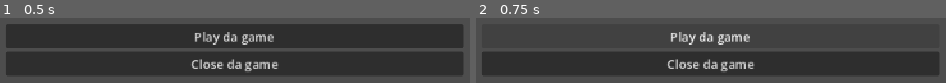
Above: before the commit, frames 1-2 (left to right).
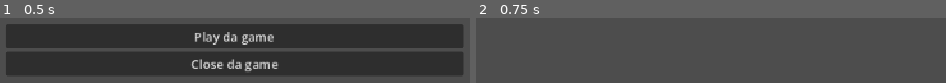
Above: after the commit, the same moments.

Repository: SupersonicCrab/GMTK2026
Game: Godot game, scene res://scenes/menus/main_menu.tscn
The game is run twice, just before and just after one commit, with the same random seed, the same clock (stepped at 60 frames per second) and the same inputs.
Inputs:
- Up to frame 1 (0.5 s): no input
- Up to frame 2 (0.75 s): click "Play da game" at 0.5 s

Frame 1 is identical in both runs. In frame 2, 35% of the frame differs, in the area x 1-99%, y 21-88%.

Commit message:
Whiteboard work + more work on main gameplay logic

Diff:
--- a/GodotProject/gmtk-2026/project.godot
+++ b/GodotProject/gmtk-2026/project.godot
@@ -14,11 +14,6 @@
 run/main_scene="uid://pcq8rppqacnt"
 config/features=PackedStringArray("4.7", "Forward Plus")
 config/icon="res://icon.svg"
-
-[autoload]
-
-LevelManager="*uid://6n32ym7d7dqr"
-Player="*uid://qbhlghi2fadr"
 
 [display]
 
--- a/GodotProject/gmtk-2026/scenes/levels/level.tscn
+++ b/GodotProject/gmtk-2026/scenes/levels/level.tscn
@@ -7,4 +7,7 @@
 
 [node name="LevelManager" parent="." unique_id=776668038 instance=ExtResource("1_w7c3h")]
 
-[node name="Player" parent="." unique_id=752231175 instance=ExtResource("2_w8frs")]
+[node name="Player" parent="LevelManager" unique_id=752231175 instance=ExtResource("2_w8frs")]
+
+[connection signal="OnPlayerExploded" from="LevelManager/Player" to="LevelManager" method="OnPlayerExploded"]
+[connection signal="OnPlayerStepTaken" from="LevelManager/Player" to="LevelManager" method="OnPlayerStepTaken"]
--- a/GodotProject/gmtk-2026/scenes/menus/main_menu.tscn
+++ b/GodotProject/gmtk-2026/scenes/menus/main_menu.tscn
@@ -9,29 +9,26 @@
 anchor_bottom = 1.0
 grow_horizontal = 2
 grow_vertical = 2
+mouse_filter = 1
 script = ExtResource("1_xqga4")
 
-[node name="VBoxContainer" type="VBoxContainer" parent="." unique_id=1507284707]
-layout_mode = 1
-anchors_preset = 8
-anchor_left = 0.5
-anchor_top = 0.5
-anchor_right = 0.5
-anchor_bottom = 0.5
-offset_left = -278.0
-offset_top = -143.0
-offset_right = 308.0
-offset_bottom = 239.0
-grow_horizontal = 2
-grow_vertical = 2
+[node name="MarginContainer" type="MarginContainer" parent="." unique_id=63183038]
+layout_mode = 0
+offset_left = 234.0
+offset_top = 241.0
+offset_right = 820.0
+offset_bottom = 272.0
 
-[node name="PlayButton" type="Button" parent="VBoxContainer" unique_id=1604792684]
+[node name="VBoxContainer" type="VBoxContainer" parent="MarginContainer" unique_id=1507284707]
+layout_mode = 2
+
+[node name="PlayButton" type="Button" parent="MarginContainer/VBoxContainer" unique_id=1604792684]
 layout_mode = 2
 text = "Play da game"
 
-[node name="ExitButton" type="Button" parent="VBoxContainer" unique_id=1489669171]
+[node name="ExitButton" type="Button" parent="MarginContainer/VBoxContainer" unique_id=1489669171]
 layout_mode = 2
 text = "Close da game"
 
-[connection signal="pressed" from="VBoxContainer/PlayButton" to="." method="_on_play_button_pressed"]
-[connection signal="pressed" from="VBoxContainer/ExitButton" to="." method="_on_exit_button_pressed"]
+[connection signal="pressed" from="MarginContainer/VBoxContainer/PlayButton" to="." method="_on_play_button_pressed"]
+[connection signal="pressed" from="MarginContainer/VBoxContainer/ExitButton" to="." method="_on_exit_button_pressed"]
--- a/GodotProject/gmtk-2026/scripts/level_manager.gd
+++ b/GodotProject/gmtk-2026/scripts/level_manager.gd
@@ -2,6 +2,7 @@
 
 @export var LivesRemaining = 5
 @export var DefaultSteps = 10
+var TotalStepsTaken = 0
 var StepsRemaining = DefaultSteps
 
 # probably not needed
@@ -12,8 +13,9 @@
 	print("Player moved!")
 	if StepsRemaining > 0:
 		StepsRemaining -= 1
+		TotalStepsTaken += 1
 	if StepsRemaining <= 0:
-		Player.Explode()
+		$Player.Explode()
 
 func OnPlayerExploded():
 	print("Kaboom")
@@ -24,4 +26,5 @@
 
 func GameOver():
 	print("GameOver")
-	pass
+	print("Total steps taken " + str(TotalStepsTaken))
+	get_tree().change_scene_to_file("res://scenes/menus/main_menu.tscn")
--- a/GodotProject/gmtk-2026/scripts/player.gd
+++ b/GodotProject/gmtk-2026/scripts/player.gd
@@ -1,10 +1,15 @@
 extends Node2D
 
+signal OnPlayerExploded
+signal OnPlayerStepTaken
+
 func Explode():
-	LevelManager.OnPlayerExploded()
+	OnPlayerExploded.emit()
 
 func Move(xydirection):
-	LevelManager.OnPlayerStepTaken()
+	get_viewport().set_input_as_handled()
+	OnPlayerStepTaken.emit()
+
 
 func _input(event):
 	#if event.is_action_released("Explode"):
@@ -17,4 +22,3 @@
 		Move(Vector2(0, -1))
 	elif event.is_action_released("MoveUp"):
 		Move(Vector2(0, 1))
-	get_viewport().set_input_as_handled()
Not shown, changed: ObsidianNotes/GMTK2026/Excalidraw/Whiteboard.excalidraw.md
